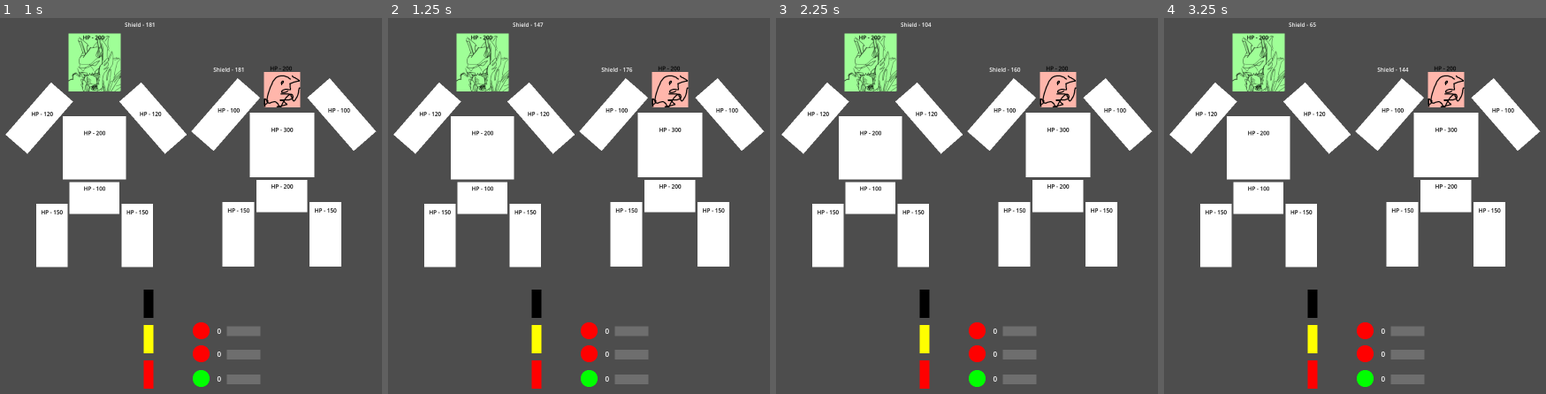
Above: before the commit, frames 1-4 (left to right).
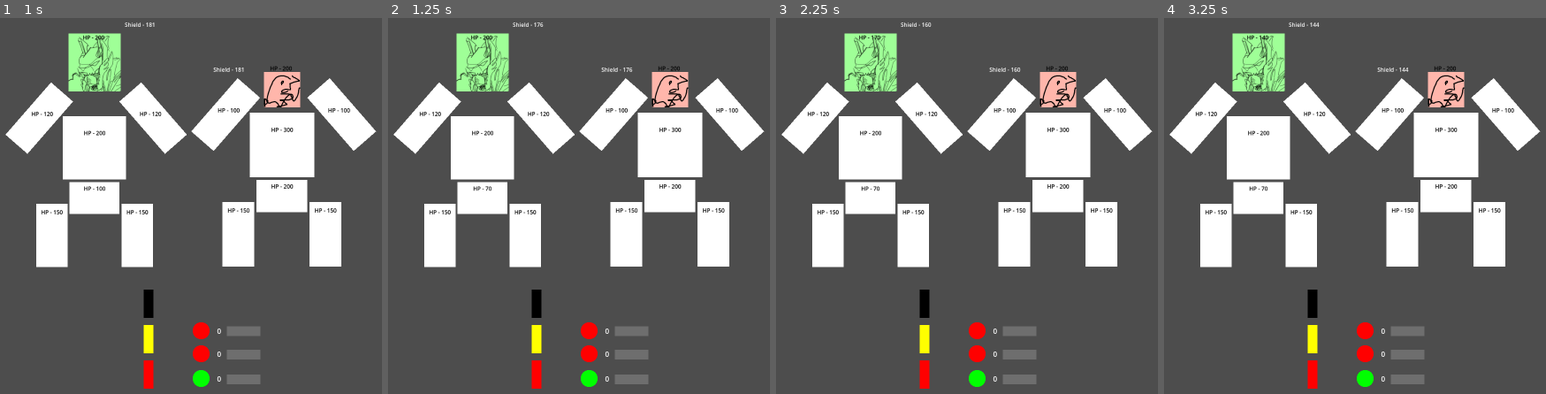
Above: after the commit, the same moments.

Repository: Wrygondryn/Megazord_BIGMODE2025
Game: Godot game, scene res://scenes/game.tscn
The game is run twice, just before and just after one commit, with the same random seed, the same clock (stepped at 60 frames per second) and the same inputs.
Inputs (mouse positions are in pixels of both pictures, inside the frame that each line leads up to):
- Up to frame 1 (1 s): tap Enter at 0.5 s; move the mouse to (339, 198) at 0.52 s; click (339, 198) at 0.6 s
- Up to frame 2 (1.25 s): no input
- Up to frame 3 (2.25 s): move the mouse to (821, 236) at 1.27 s; click (821, 236) at 1.35 s; move the mouse to (1031, 130) at 2.02 s; click (1031, 130) at 2.1 s
- Up to frame 4 (3.25 s): tap Space at 2.75 s; move the mouse to (1312, 296) at 2.77 s; click (1312, 296) at 2.85 s

Frame 1 is identical in both runs. In frame 2, less than 0.1% of the frame differs, in the area x 21-41%, y 1-47%; in frame 3, less than 0.1%; in frame 4, less than 0.1%.

Commit message:
Shield Piercing
Attacks can now pierce shield (i.e., they ignore shield and just do damage to HP).

Diff:
--- a/resources/test_kaiju_module.tres
+++ b/resources/test_kaiju_module.tres
@@ -4,8 +4,10 @@
 
 [resource]
 script = ExtResource("1_udql3")
-charge_capacity = 25.0
+action_kind = 0
 damage = 30.0
 heal = 0.0
+pierces = true
 giga_target = 0
 target_body_part = 7
+charge_capacity = 25.0
--- a/resources/test_kaiju_module2.tres
+++ b/resources/test_kaiju_module2.tres
@@ -4,8 +4,10 @@
 
 [resource]
 script = ExtResource("1_e0q00")
-charge_capacity = 125.0
+action_kind = 0
 damage = 100.0
 heal = 0.0
+pierces = false
 giga_target = 0
 target_body_part = 7
+charge_capacity = 125.0
--- a/scripts/action.gd
+++ b/scripts/action.gd
@@ -4,6 +4,7 @@
 var kind: Helpers.ActionKind
 var damage: float
 var heal: float
+var pierces: bool
 var target: Helpers.GigaTarget
 var body_part: Helpers.BodyPart
 
@@ -11,12 +12,14 @@
 	kind: Helpers.ActionKind,
 	damage: float,
 	heal: float,
+	pierces: bool,
 	target: Helpers.GigaTarget,
 	body_part: Helpers.BodyPart
 ):
 	self.kind = kind
 	self.damage = damage
 	self.heal = heal
+	self.pierces = pierces
 	self.target = target
 	self.body_part = body_part
 
@@ -31,6 +34,7 @@
 		module.action_kind,
 		module.damage,
 		module.heal,
+		module.pierces,
 		module.giga_target,
 		module.target_body_part
 	)
--- a/scripts/battle.gd
+++ b/scripts/battle.gd
@@ -29,9 +29,9 @@
 			Helpers.ActionKind.ATTACK:
 				match action.target:
 					Helpers.GigaTarget.MECHAZORD:
-						kaiju.damage_target(mechazord, action.damage)
+						kaiju.damage_target(mechazord, action.damage, action.pierces)
 					Helpers.GigaTarget.KAIJU:
-						mechazord.damage_target(kaiju, action.damage)
+						mechazord.damage_target(kaiju, action.damage, action.pierces)
 
 			Helpers.ActionKind.REPAIR:
 				#TODO: Allow for Kaiju healing if need be
--- a/scripts/kaiju.gd
+++ b/scripts/kaiju.gd
@@ -14,13 +14,13 @@
 
 signal victory
 
-func damage_target(target: Node2D, damage: float) -> void:
+func damage_target(target: Node2D, damage: float, pierces: bool) -> void:
 	# print(name + " dealt " + str(damage) + " damage to " + str(target.name))
 
-	var shield_damage = min(target.shield, damage)
+	var shield_damage = min(target.shield, damage) if !pierces else 0.0
 	target.shield = max(target.shield - shield_damage, 0.0)
 
-	if target.shield < damage:
+	if target.shield < damage || pierces:
 		var valid_target_indices = []
 		for i in range(target.body_parts.get_child_count()):
 			if target.body_parts.get_child(i).hp > 0.0:
--- a/scripts/mechazord.gd
+++ b/scripts/mechazord.gd
@@ -11,13 +11,13 @@
 
 signal victory
 
-func damage_target(target: Node2D, damage: float) -> void:
+func damage_target(target: Node2D, damage: float, pierces: bool) -> void:
 	# print(name + " dealt " + str(damage) + " damage to " + str(target.name))
 
-	var shield_damage = min(target.shield, damage)
+	var shield_damage = min(target.shield, damage) if !pierces else 0.0
 	target.shield = max(target.shield - shield_damage, 0.0)
 
-	if target.shield < damage:
+	if target.shield < damage || pierces:
 		var valid_target_indices = []
 		for i in range(target.body_parts.get_child_count()):
 			if target.body_parts.get_child(i).hp > 0.0:
--- a/scripts/module_data.gd
+++ b/scripts/module_data.gd
@@ -8,18 +8,26 @@
 @export var action_kind: Helpers.ActionKind
 @export_range(0.0, 1000.0, 1.0, "or_greater", "hide_slider") var damage: float
 @export_range(0.0, 1000.0, 1.0, "or_greater", "hide_slider") var heal: float
+@export var pierces: bool
 @export var giga_target: Helpers.GigaTarget
 @export var target_body_part: Helpers.BodyPart
 
 @export_range(1.0, 500000.0, 1.0, "or_greater", "hide_slider") var charge_capacity: float
 
 func _init(
+	action_kind := Helpers.ActionKind.ATTACK,
 	charge_capacity = 100.0,
 	damage := 0.0,
+	heal := 0.0,
+	pierces := false,
 	giga_target := Helpers.GigaTarget.KAIJU,
 	target_body_part := Helpers.BodyPart.ANY
 ):
-	self.charge_capacity = charge_capacity
+	self.action_kind = action_kind
 	self.damage = damage
+	self.heal = heal
+	self.pierces = pierces
 	self.giga_target = giga_target
 	self.target_body_part = target_body_part
+
+	self.charge_capacity = charge_capacity
